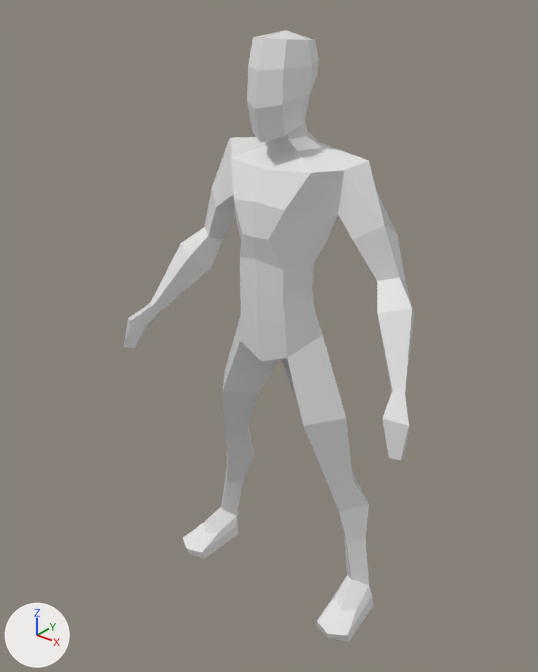
An edit to the glTF model Data/Models/Human.glb, drawn before and after from the same camera.
One viewpoint serves both versions: a camera (50 mm lens) standing at (1.148, -1.574, 1.76) and looking at (-0.022, -0.112, 0.853). Every picture has the same lights, and +X, +Y and +Z are marked at lower left. The older version comes first. Where no turn or scale is listed for an object, it has been applied to the vertices. Vertices at exactly the same position are counted once.

The older version as bpy lines, for what is in view:
```python
mat_none = principled_material('None')
mat_none.base_color = (0.8, 0.8, 0.8)  # white #e7e7e7
mat_none.roughness = 0.255
me_base_low_poly_man_cube_001 = bpy.data.meshes.new('BASE_Low_Poly_Man_Cube.001')
me_base_low_poly_man_cube_001.from_pydata(...)  # 238 vertices, 472 faces; spans x -0.48..0.48, y -0.27..0.04, z -0.01..1.64
me_base_low_poly_man_cube_001.materials.append(mat_none)  # white #e7e7e7
ob_base_low_poly_man_cube_001 = bpy.data.objects.new('BASE_Low_Poly_Man_Cube.001', me_base_low_poly_man_cube_001)
ob_base_low_poly_man_cube_001.location = (0.0, 0.0, 0.0)
```
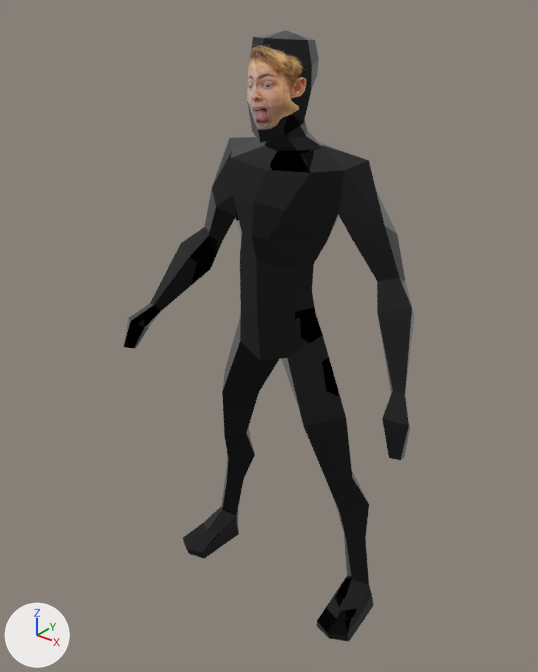
What differs and where, as boxes [x1, y1, x2, y2] in the pictures (538 x 672 px):
'BASE_Low_Poly_Man_Cube.001', surface changed (white to black)
    both: [124, 30, 415, 642]

The change, as a diff of the scene's bpy script:
```diff
--- a/Data/Models/Human.glb.py
+++ b/Data/Models/Human.glb.py
@@ img_image @@
+img_image = load_image('image', '_unpacked/image', 1311, 1512, 'sRGB')
@@ mat_none @@
 mat_none = principled_material('None')
-mat_none.base_color = (0.8, 0.8, 0.8)  # white #e7e7e7
-mat_none.roughness = 0.255
+mat_none.texture = img_image
+mat_none.metallic = 0.0773
+mat_none.roughness = 0.0
@@ me_base_low_poly_man_cube_001 @@
 me_base_low_poly_man_cube_001.from_pydata(...)  # 238 vertices, 472 faces; spans x -0.48..0.48, y -0.27..0.04, z -0.01..1.64
 # used by ob_base_low_poly_man_cube_001; location = (0.0, 0.0, 0.0)
+# me_base_low_poly_man_cube_001 part 1: texture (UV) coordinates changed
 me_base_low_poly_man_cube_001.materials.append(mat_none)
```
